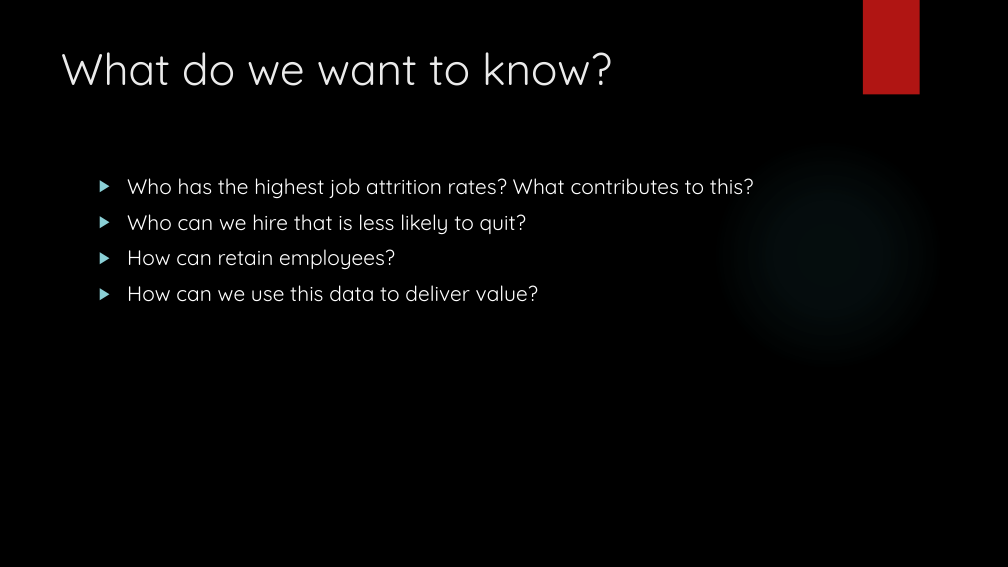
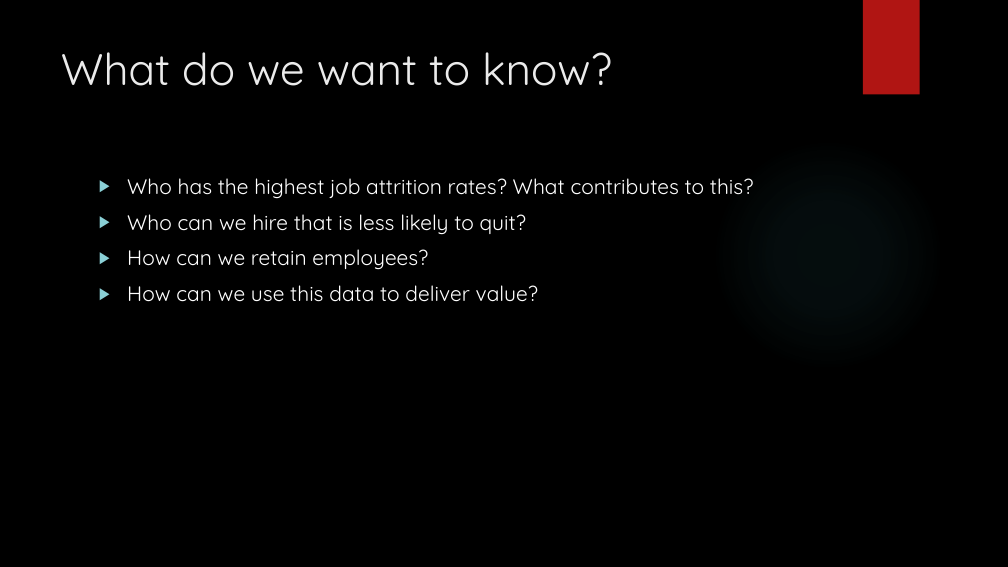
Before and after one commit to vazquezs123/DATA_SCIENCE_CS02, a slide deck: slide 4 of case_study_02_presentation.pptx. Drawn at 1008x567 pixels with LibreOffice and Linux fonts; fonts in the diff are those of the drawing; background and template pictures are left out. Boxes give left, top, right and bottom in pixels: in the first picture for what was removed or moved away, otherwise in the second. Text is boxed around its words. In the diff, an @@ line names an element or a change of style, - is before the commit and + after.

```diff
--- a/case_study_02_presentation.pptx
+++ b/case_study_02_presentation.pptx
@@ text at bbox=[127, 249, 428, 270]: text changed @@
-▶ How can retain employees?
+▶ How can we retain employees?
```
Also in this commit, not shown: 1 other slide changed, 8 slides added, 4 slides removed, 1 other file.
